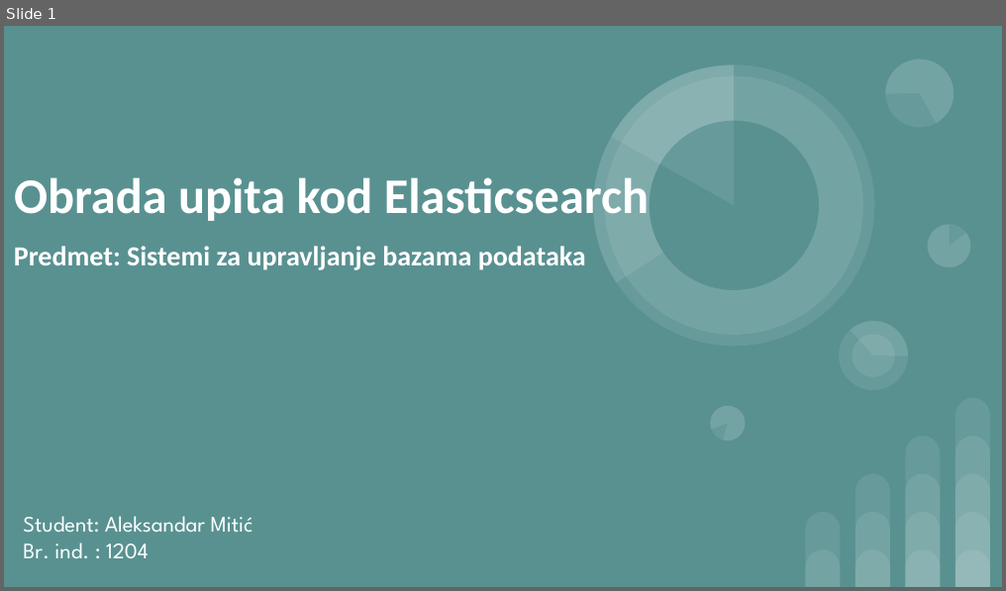
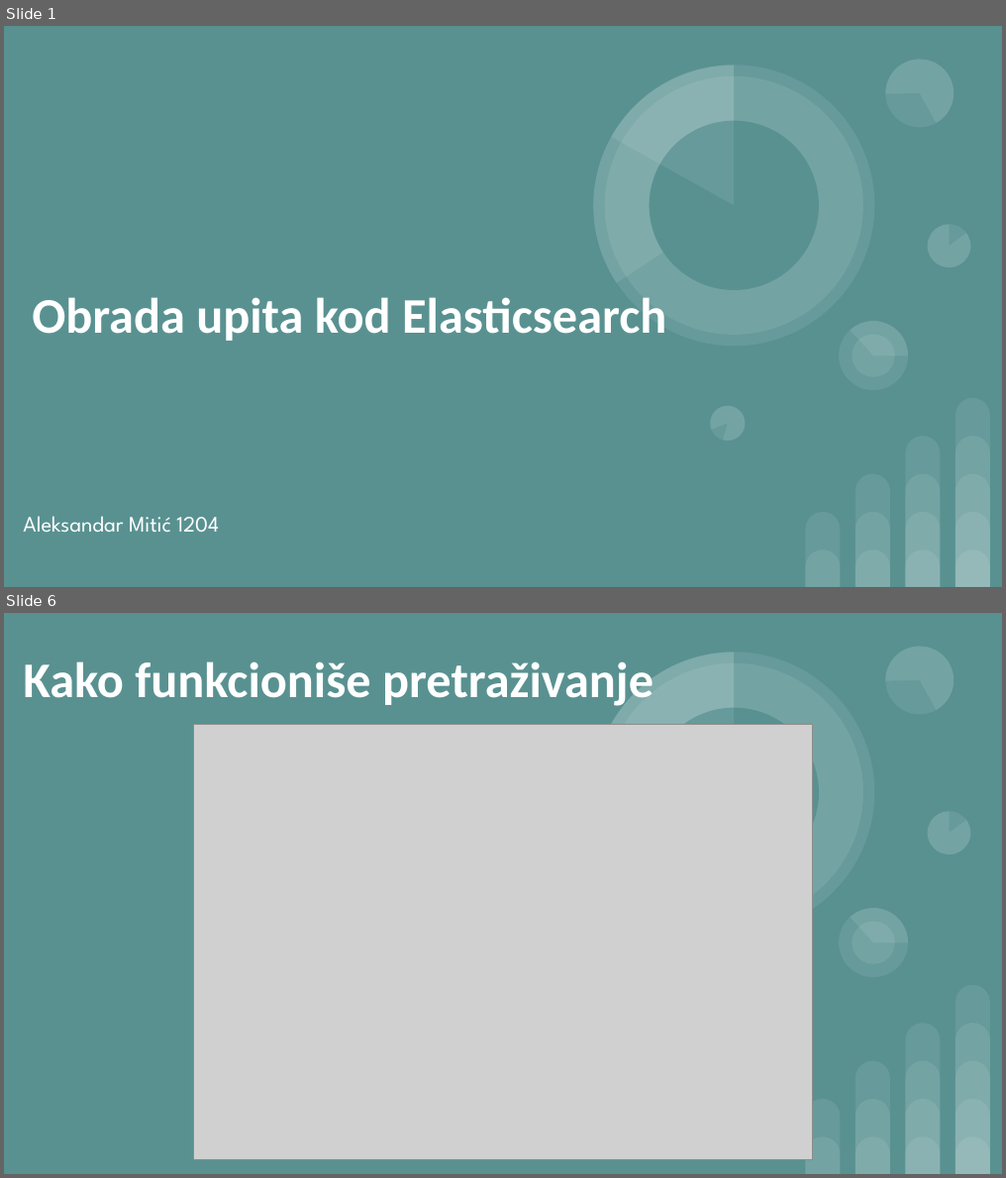
Before and after one commit to AleksandarPici/DBMS, a slide deck: Seminarski 1/DBMS Seminarski rad I -Aleksandar Mitic 1204.pptx. Shown one above the other, each under a label of ours: slide 1 before the commit, slides 1 and 6 after it; the slides between them are not shown. The pictures are 1006x591 and 1006x1178 pixels, drawn with LibreOffice and Linux fonts; fonts in the diff are those of the drawing; grey boxes stand for pictures. Boxes give left, top, right and bottom in pixels: in the first picture for what was removed or moved away, otherwise in the second. Text is boxed around its words. In the diff, an @@ line names an element or a change of style, - is before the commit and + after.

```diff
--- a/Seminarski 1/DBMS Seminarski rad I -Aleksandar Mitic 1204.pptx
+++ b/Seminarski 1/DBMS Seminarski rad I -Aleksandar Mitic 1204.pptx
@@ slide 6 added at (4,613,1002,1174), background #599191; not listed: 26 template elements that a slide beside it also shows @@
@@ title added at (23,662,653,708), 36 pt, text #FFFFFF, bold @@
+Kako funkcioniše pretraživanje
@@ picture added at (194,725,813,1159) @@
@@ slide 1 changed as well @@
@@ title "Obrada upita kod Elasticsearch": place and size @@
-title "Obrada upita kod Elasticsearch" at (14,177,648,221)
+title "Obrada upita kod Elasticsearch" at (32,297,666,341)
@@ text removed at (14,246,586,271) @@
-Predmet: Sistemi za upravljanje bazama podataka
@@ subtitle at (23,516,219,532): text changed @@
-Student: Aleksandar Mitić
-Br. ind. : 1204
+Aleksandar Mitić 1204
```
Also in this commit, not shown: 25 other slides added, 19 slides removed, 1 other file.
